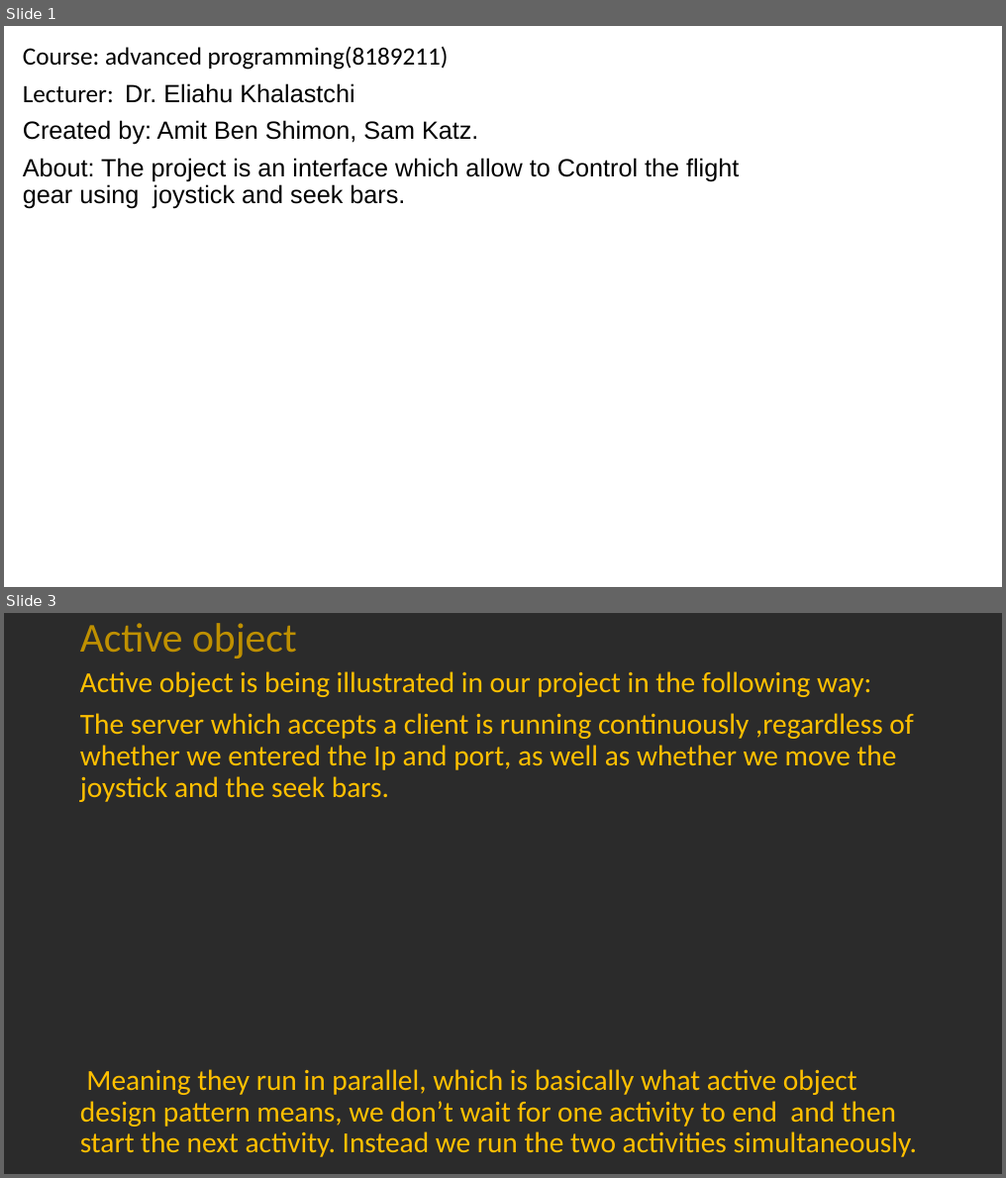
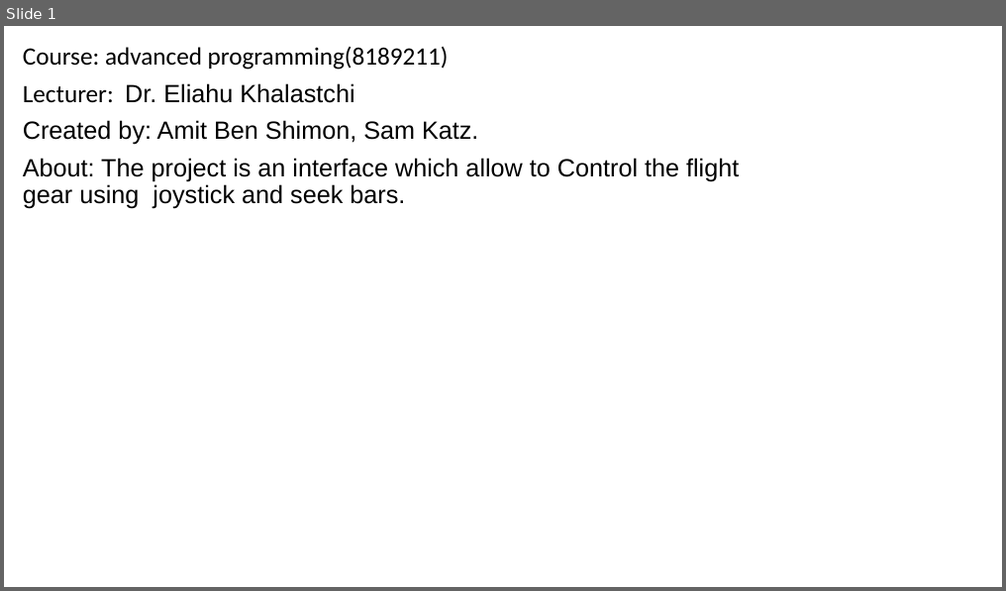
Before and after one commit to Dark-Leader/AndroidAppFlightGear, a slide deck: Our_App_presentation.pptx. Shown one above the other, each under a label of ours: slides 1 and 3 before the commit, slide 1 after it; the slides between them are not shown. The pictures are 1006x1178 and 1006x591 pixels, drawn with LibreOffice and Linux fonts; fonts in the diff are those of the drawing; background and template pictures are left out; a plain dark background stands for a picture behind light text. Boxes give left, top, right and bottom in pixels: in the first picture for what was removed or moved away, otherwise in the second. Text is boxed around its words. In the diff, an @@ line names an element or a change of style, - is before the commit and + after.

```diff
--- a/Our_App_presentation.pptx
+++ b/Our_App_presentation.pptx
@@ slide 3 removed at bbox=[4, 613, 1002, 1174], background picture (left out) @@
@@ title removed at bbox=[80, 623, 297, 659] @@
-Active object
@@ text removed at bbox=[80, 671, 917, 1157] @@
-Active object is being illustrated in our project in the following way:
-The server which accepts a client is running continuously ,regardless of whether we entered the Ip and port, as well as whether we move the joystick and the seek bars.
-Meaning they run in parallel, which is basically what active object design pattern means, we don’t wait for one activity to end and then start the next activity. Instead we run the two activities simultaneously.
```
Also in this commit, not shown: 2 slides added, 1 other slide removed.
